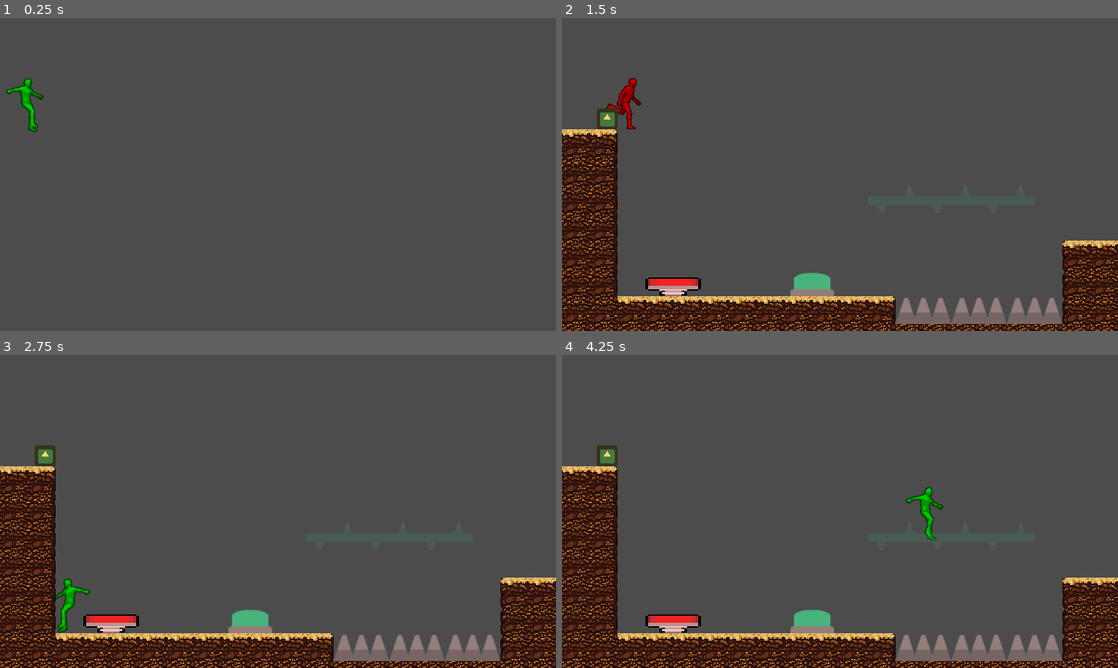
Above: before the commit, frames 1-4 (two rows, left to right).
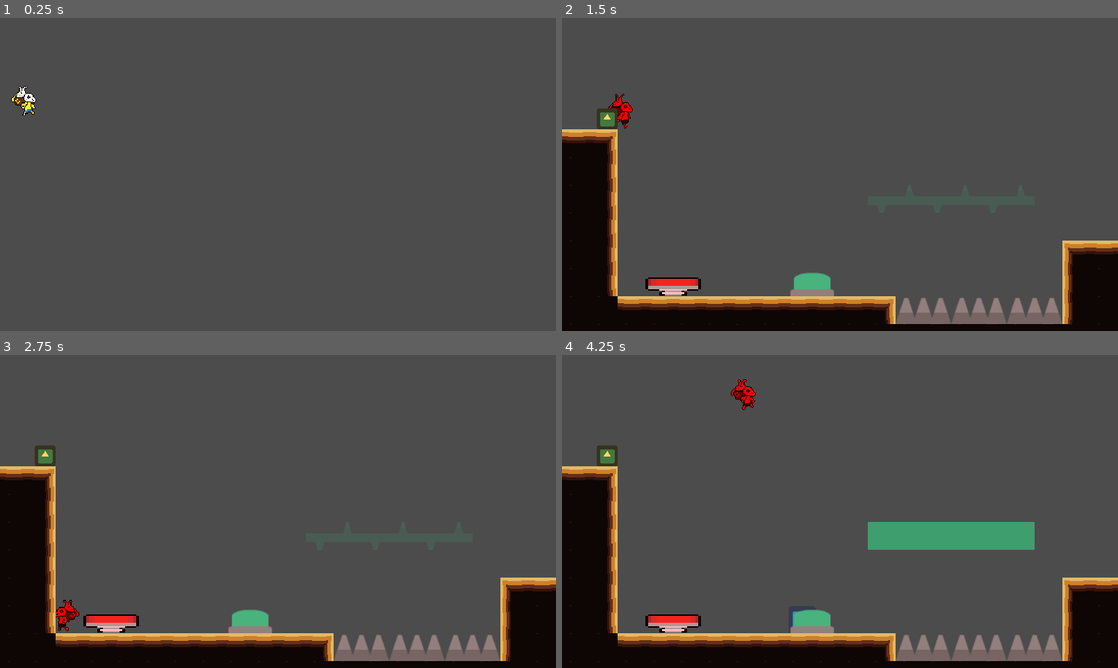
Above: after the commit, the same moments.

Repository: ALhobby/PuzzlePlataformer
Game: Godot game, scene res://Main.tscn
The game is run twice, just before and just after one commit, with the same random seed, the same clock (stepped at 60 frames per second) and the same inputs. The engine's default icon, where the game draws it, is replaced by a stand-in: a white triangle on a blue panel in a dark square.
Inputs (mouse positions are in pixels of both pictures, inside the frame that each line leads up to):
- Up to frame 1 (0.25 s): no input
- Up to frame 2 (1.5 s): move the mouse to (962, 158) at 0.52 s; hold Right (ui_right) from 0.53 s (still down); click (962, 158) at 0.6 s; tap Up (ui_up) at 0.77 s; move the mouse to (728, 190) at 1.27 s; click (728, 190) at 1.35 s
- Up to frame 3 (2.75 s): tap Up (ui_up) at 1.52 s; move the mouse to (333, 442) at 2.02 s; release Right (ui_right) at 2.03 s; hold Left (ui_left) from 2.03 s (still down); click (333, 442) at 2.1 s
- Up to frame 4 (4.25 s): move the mouse to (812, 574) at 2.77 s; release Left (ui_left) at 2.78 s; hold Right (ui_right) from 2.78 s (still down); click (812, 574) at 2.85 s; tap Up (ui_up) at 3.02, 3.77 s; move the mouse to (1006, 558) at 3.52 s; click (1006, 558) at 3.6 s

The runs differ from the first frame. In frame 1, 0.4% of the frame differs, in the area x 1-8%, y 19-37%; in frame 2, 13%; in frame 3, 13%; in frame 4, 16%, in the area x 0-100%, y 7-100%.

Commit message:
Added custom Vest spritesheet

Diff:
--- a/Player.gd
+++ b/Player.gd
@@ -5,7 +5,7 @@
 signal recall_moth()
 signal room_entered(room_name)
 
-const speed = 240  # Running speed
+const speed = 210  # Running speed
 const jump = -900  # Negative because negative 'y' is up
 const gravity = 50
 const acceleration = 100
@@ -28,7 +28,7 @@
 
 func _ready():
 	animation_tree.active = true
-	sprite.set_modulate(Color(0,1,0,1))
+	#sprite.set_modulate(Color(0,1,0,1))
 
 
 func die():
@@ -89,7 +89,7 @@
 		elif mothless:
 			emit_signal("recall_moth")
 			mothless = false
-			sprite.set_modulate(Color(0,1,0,1))
+			#sprite.set_modulate(Color(0,1,0,1))
 
 
 func _on_RoomDetector_area_entered(area):
--- a/Player.tscn
+++ b/Player.tscn
@@ -1,28 +1,29 @@
 [gd_scene load_steps=31 format=2]
 
 [ext_resource path="res://Player.gd" type="Script" id=1]
-[ext_resource path="res://assets/Other/character_spritesheet.png" type="Texture" id=2]
+[ext_resource path="res://assets/Other/vest_walk.png" type="Texture" id=2]
 
 [sub_resource type="RectangleShape2D" id=2]
-extents = Vector2( 12, 26.25 )
+extents = Vector2( 8, 16 )
 
 [sub_resource type="RectangleShape2D" id=1]
-extents = Vector2( 13, 26.5 )
+extents = Vector2( 8, 16 )
 
 [sub_resource type="Animation" id=3]
 resource_name = "Idle_right"
-length = 0.1
-tracks/0/type = "value"
-tracks/0/path = NodePath("Sprite:frame_coords")
-tracks/0/interp = 1
-tracks/0/loop_wrap = true
-tracks/0/imported = false
-tracks/0/enabled = true
-tracks/0/keys = {
-"times": PoolRealArray( 0 ),
-"transitions": PoolRealArray( 1 ),
-"update": 0,
-"values": [ Vector2( 0, 8 ) ]
+length = 0.5
+loop = true
+tracks/0/type = "value"
+tracks/0/path = NodePath("Sprite:frame")
+tracks/0/interp = 1
+tracks/0/loop_wrap = true
+tracks/0/imported = false
+tracks/0/enabled = true
+tracks/0/keys = {
+"times": PoolRealArray( 0, 0.2, 0.4 ),
+"transitions": PoolRealArray( 1, 1, 1 ),
+"update": 1,
+"values": [ 9, 10, 11 ]
 }
 
 [sub_resource type="Animation" id=4]
@@ -56,7 +57,7 @@
 resource_name = "fall_down_rigth"
 length = 0.2
 tracks/0/type = "value"
-tracks/0/path = NodePath("Sprite:frame_coords")
+tracks/0/path = NodePath("Sprite:frame")
 tracks/0/interp = 1
 tracks/0/loop_wrap = true
 tracks/0/imported = false
@@ -64,8 +65,8 @@
 tracks/0/keys = {
 "times": PoolRealArray( 0, 0.1 ),
 "transitions": PoolRealArray( 1, 1 ),
-"update": 0,
-"values": [ Vector2( 6, 5 ), Vector2( 7, 5 ) ]
+"update": 1,
+"values": [ 7, 8 ]
 }
 
 [sub_resource type="Animation" id=20]
@@ -73,16 +74,16 @@
 length = 0.1
 loop = true
 tracks/0/type = "value"
-tracks/0/path = NodePath("Sprite:frame_coords")
-tracks/0/interp = 1
-tracks/0/loop_wrap = true
-tracks/0/imported = false
-tracks/0/enabled = true
-tracks/0/keys = {
-"times": PoolRealArray( 0 ),
-"transitions": PoolRealArray( 1 ),
-"update": 0,
-"values": [ Vector2( 7, 5 ) ]
+tracks/0/path = NodePath("Sprite:frame")
+tracks/0/interp = 1
+tracks/0/loop_wrap = true
+tracks/0/imported = false
+tracks/0/enabled = true
+tracks/0/keys = {
+"times": PoolRealArray( 0 ),
+"transitions": PoolRealArray( 1 ),
+"update": 1,
+"values": [ 7 ]
 }
 
 [sub_resource type="Animation" id=7]
@@ -90,16 +91,16 @@
 length = 0.1
 loop = true
 tracks/0/type = "value"
-tracks/0/path = NodePath("Sprite:frame_coords")
-tracks/0/interp = 1
-tracks/0/loop_wrap = true
-tracks/0/imported = false
-tracks/0/enabled = true
-tracks/0/keys = {
-"times": PoolRealArray( 0 ),
-"transitions": PoolRealArray( 1 ),
-"update": 0,
-"values": [ Vector2( 5, 5 ) ]
+tracks/0/path = NodePath("Sprite:frame")
+tracks/0/interp = 1
+tracks/0/loop_wrap = true
+tracks/0/imported = false
+tracks/0/enabled = true
+tracks/0/keys = {
+"times": PoolRealArray( 0 ),
+"transitions": PoolRealArray( 1 ),
+"update": 1,
+"values": [ 7 ]
 }
 
 [sub_resource type="Animation" id=6]
@@ -112,27 +113,27 @@
 tracks/0/imported = false
 tracks/0/enabled = true
 tracks/0/keys = {
-"times": PoolRealArray( 0, 0.1, 0.2, 0.3 ),
-"transitions": PoolRealArray( 1, 1, 1, 1 ),
-"update": 1,
-"values": [ 42, 43, 44, 45 ]
+"times": PoolRealArray( 0, 0.2 ),
+"transitions": PoolRealArray( 1, 1 ),
+"update": 1,
+"values": [ 6, 7 ]
 }
 
 [sub_resource type="Animation" id=5]
 resource_name = "run_right"
-length = 0.7
-loop = true
-tracks/0/type = "value"
-tracks/0/path = NodePath("Sprite:frame")
-tracks/0/interp = 1
-tracks/0/loop_wrap = true
-tracks/0/imported = false
-tracks/0/enabled = true
-tracks/0/keys = {
-"times": PoolRealArray( 0, 0.1, 0.2, 0.3, 0.4, 0.5, 0.6 ),
-"transitions": PoolRealArray( 1, 1, 1, 1, 1, 1, 1 ),
-"update": 1,
-"values": [ 5, 6, 7, 8, 9, 10, 11 ]
+length = 0.6
+loop = true
+tracks/0/type = "value"
+tracks/0/path = NodePath("Sprite:frame")
+tracks/0/interp = 1
+tracks/0/loop_wrap = true
+tracks/0/imported = false
+tracks/0/enabled = true
+tracks/0/keys = {
+"times": PoolRealArray( 0, 0.1, 0.2, 0.3, 0.4, 0.5 ),
+"transitions": PoolRealArray( 1, 1, 1, 1, 1, 1 ),
+"update": 1,
+"values": [ 0, 1, 2, 3, 4, 5 ]
 }
 
 [sub_resource type="AnimationNodeAnimation" id=8]
@@ -199,7 +200,7 @@
 [sub_resource type="AnimationNodeStateMachinePlayback" id=18]
 
 [node name="Player" type="KinematicBody2D"]
-position = Vector2( 189, 405 )
+position = Vector2( 16, 376 )
 collision_mask = 7
 script = ExtResource( 1 )
 
@@ -208,7 +209,6 @@
 collision_mask = 7
 
 [node name="CollisionShape2D" type="CollisionShape2D" parent="RoomDetector"]
-position = Vector2( -1, 5.5 )
 shape = SubResource( 2 )
 
 [node name="ButtonDetector" type="Area2D" parent="."]
@@ -216,11 +216,10 @@
 collision_mask = 4
 
 [node name="CollisionShape2D" type="CollisionShape2D" parent="ButtonDetector"]
-position = Vector2( -1, 5.75 )
 shape = SubResource( 2 )
 
 [node name="CollisionShape2D" type="CollisionShape2D" parent="."]
-position = Vector2( -1, 5.5 )
+modulate = Color( 1, 0, 1, 1 )
 shape = SubResource( 1 )
 
 [node name="Camera2D" type="Camera2D" parent="."]
@@ -231,10 +230,11 @@
 limit_bottom = 576
 
 [node name="Sprite" type="Sprite" parent="."]
+position = Vector2( 0, -8 )
 texture = ExtResource( 2 )
-hframes = 8
-vframes = 9
-frame = 45
+hframes = 4
+vframes = 3
+frame = 11
 
 [node name="AnimationPlayer" type="AnimationPlayer" parent="."]
 anims/Idle_right = SubResource( 3 )
--- a/rooms/RoomA02.tscn
+++ b/rooms/RoomA02.tscn
@@ -15,4 +15,4 @@
 shape = SubResource( 1 )
 
 [node name="TileMap" parent="." instance=ExtResource( 1 )]
-tile_data = PoolIntArray( 524288, 3, 1, 524289, 3, 2, 524306, 3, 0, 524307, 3, 1, 589824, 3, 65537, 589825, 3, 65538, 589842, 3, 65536, 589843, 3, 65537, 655360, 3, 65537, 655361, 3, 65537, 655362, 3, 1, 655363, 3, 1, 655364, 3, 1, 655365, 3, 1, 655366, 3, 1, 655367, 3, 1, 655368, 3, 1, 655369, 3, 1, 655370, 3, 1, 655371, 3, 1, 655372, 3, 1, 655373, 3, 1, 655374, 3, 1, 655375, 3, 1, 655376, 3, 1, 655377, 3, 1, 655378, 3, 65537, 655379, 3, 65537, 720896, 3, 65537, 720897, 3, 65537, 720898, 3, 65537, 720899, 3, 65537, 720900, 3, 65537, 720901, 3, 65537, 720902, 3, 65537, 720903, 3, 65537, 720904, 3, 65537, 720905, 3, 65537, 720906, 3, 65537, 720907, 3, 65537, 720908, 3, 65537, 720909, 3, 65537, 720910, 3, 65537, 720911, 3, 65537, 720912, 3, 65537, 720913, 3, 65537, 720914, 3, 65537, 720915, 3, 65537 )
+tile_data = PoolIntArray( 524288, 0, 2, 524289, 3, 2, 524306, 3, 0, 524307, 3, 1, 589824, 0, 65538, 589825, 3, 65538, 589842, 3, 65536, 589843, 3, 65537, 655360, 0, 65537, 655361, 0, 1, 655362, 0, 1, 655363, 0, 1, 655364, 0, 1, 655365, 0, 1, 655366, 0, 1, 655367, 0, 1, 655368, 0, 1, 655369, 0, 1, 655370, 0, 1, 655371, 0, 1, 655372, 0, 1, 655373, 0, 1, 655374, 0, 1, 655375, 0, 1, 655376, 0, 1, 655377, 0, 1, 655378, 3, 65537, 655379, 3, 65537, 720896, 0, 65537, 720897, 0, 65537, 720898, 0, 65537, 720899, 0, 65537, 720900, 0, 65537, 720901, 0, 65537, 720902, 0, 65537, 720903, 0, 65537, 720904, 0, 65537, 720905, 0, 65537, 720906, 0, 65537, 720907, 0, 65537, 720908, 0, 65537, 720909, 0, 65537, 720910, 0, 65537, 720911, 0, 65537, 720912, 0, 65537, 720913, 0, 65537, 720914, 3, 65537, 720915, 3, 65537 )
Binary file added: assets/Other/vest_walk.png
Not shown, changed: assets/Other/vest_walk.png.import
Not shown, changed: assets/desert_background.png.import
Binary file changed: assets/tilemaps/Desert_tileset.png
Binary file added: assets/tilemaps/Desert_tileset_old.png
Not shown, changed: assets/tilemaps/Desert_tileset_old.png.import
Not shown, changed: .gitignore
